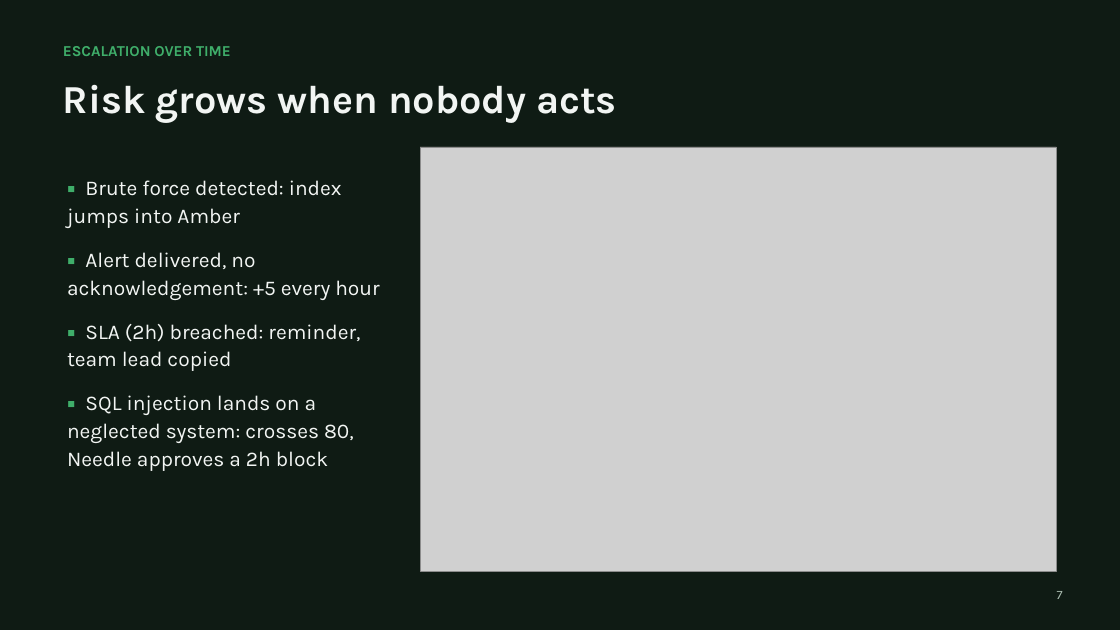
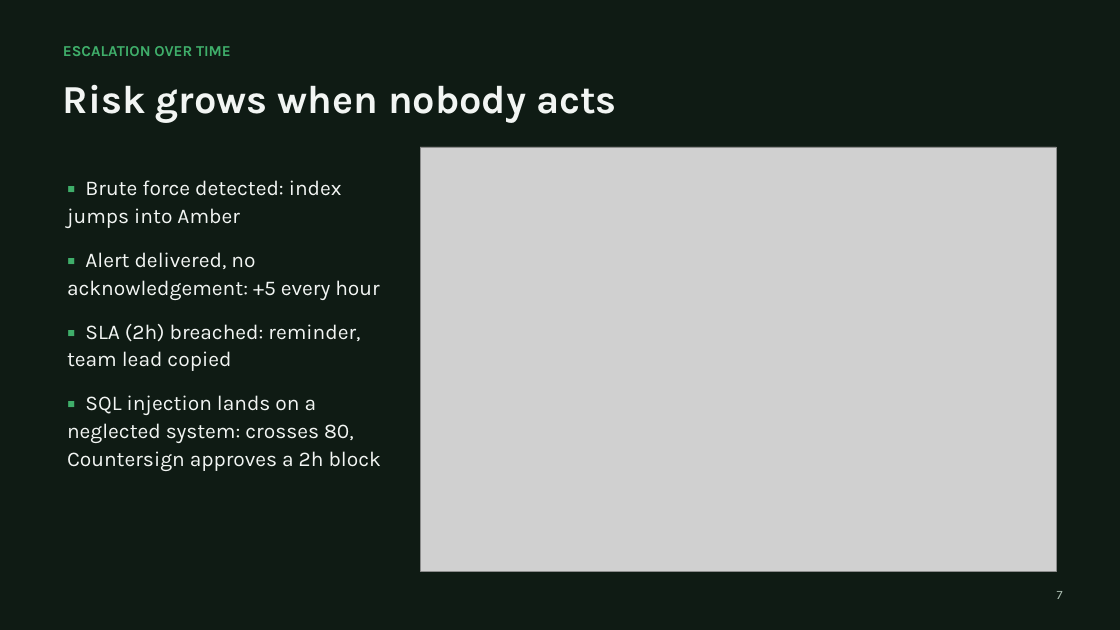
Before and after one commit to RexGuard/SentrAI, a slide deck: slide 7 of mvp/deck/SentrAI.pptx. Drawn at 1120x630 pixels with LibreOffice and Linux fonts; fonts in the diff are those of the drawing; grey boxes stand for pictures. Boxes give left, top, right and bottom in pixels: in the first picture for what was removed or moved away, otherwise in the second. Text is boxed around its words. In the diff, an @@ line names an element or a change of style, - is before the commit and + after.

```diff
--- a/mvp/deck/SentrAI.pptx
+++ b/mvp/deck/SentrAI.pptx
@@ text at (67,395,381,471): text changed @@
-▪ SQL injection lands on a neglected system: crosses 80, Needle approves a 2h block
+▪ SQL injection lands on a neglected system: crosses 80, Countersign approves a 2h block
```
Also in this commit, not shown: 2 other slides changed, 6 other files.
